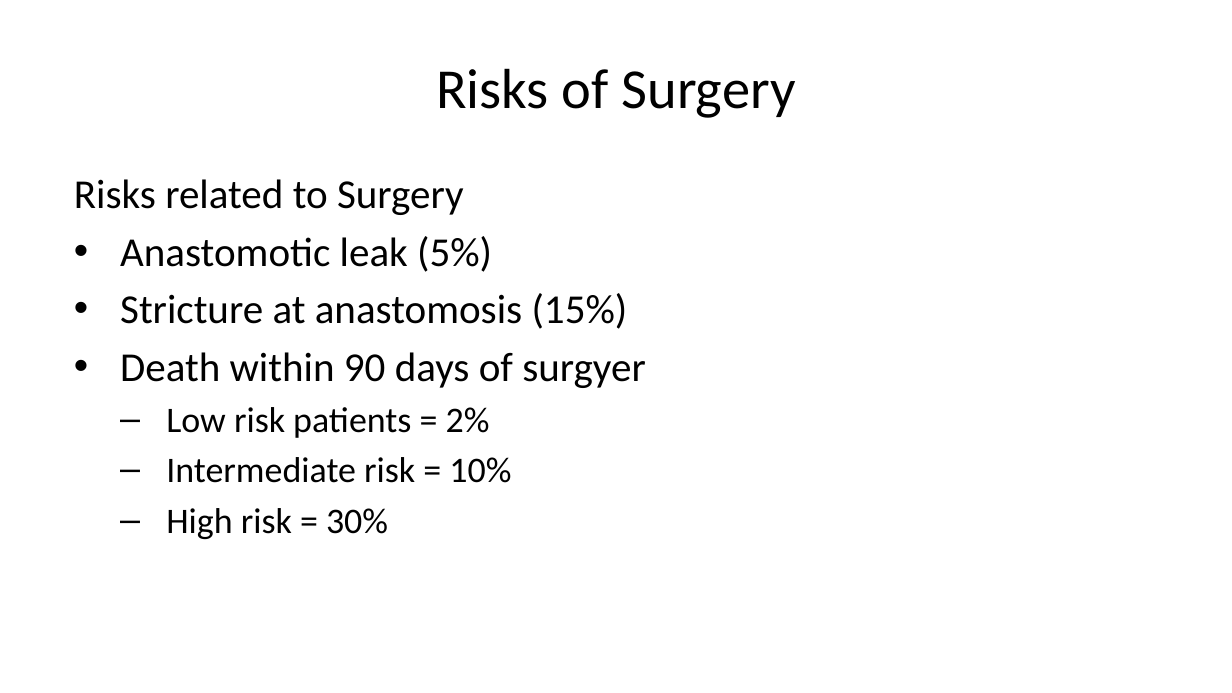
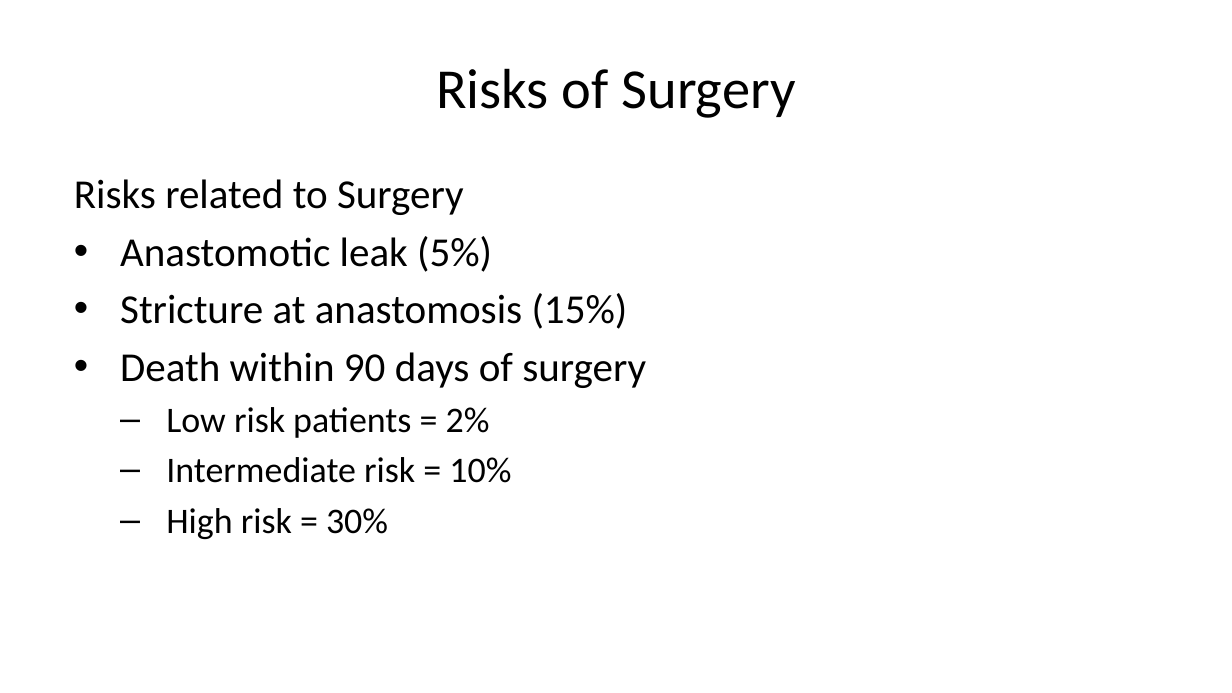
Before and after one commit to jcsalo/patient_education, a slide deck: slide 21 of lci_surgery2.pptx. Drawn at 1232x693 pixels with LibreOffice and Linux fonts; fonts in the diff are those of the drawing. Boxes give left, top, right and bottom in pixels: in the first picture for what was removed or moved away, otherwise in the second. Text is boxed around its words. In the diff, an @@ line names an element or a change of style, - is before the commit and + after.

```diff
--- a/lci_surgery2.pptx
+++ b/lci_surgery2.pptx
@@ text at (120,352,646,388): text changed @@
-• Death within 90 days of surgyer
+• Death within 90 days of surgery
```
Also in this commit, not shown: 39 other files.
